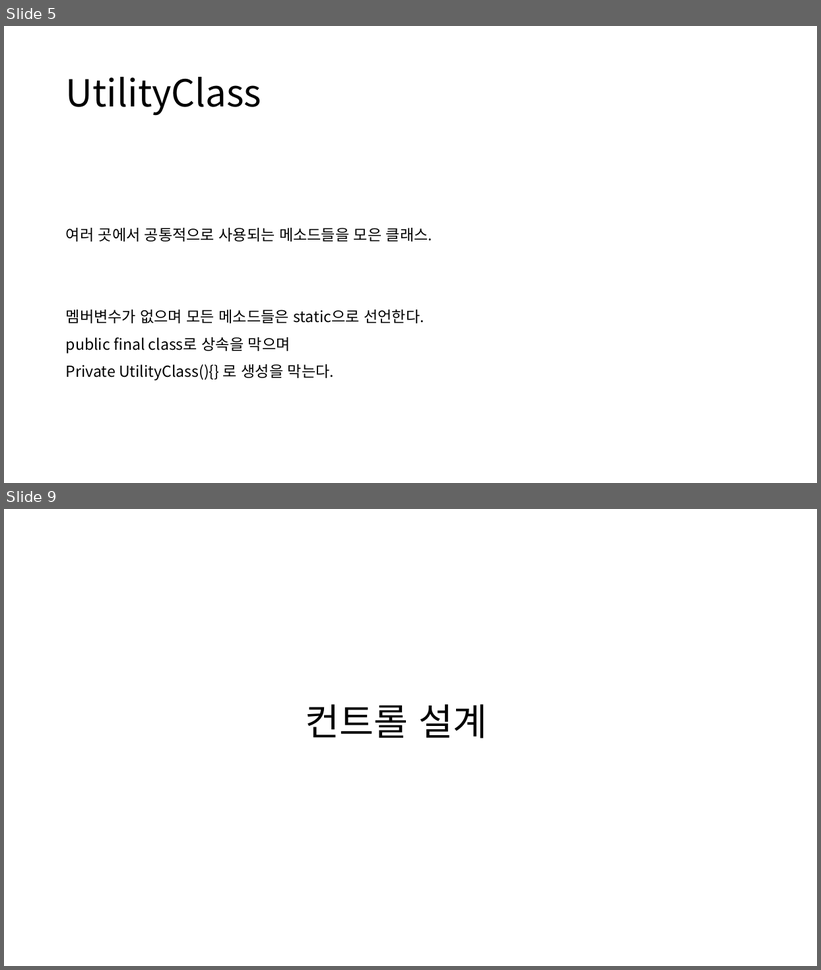
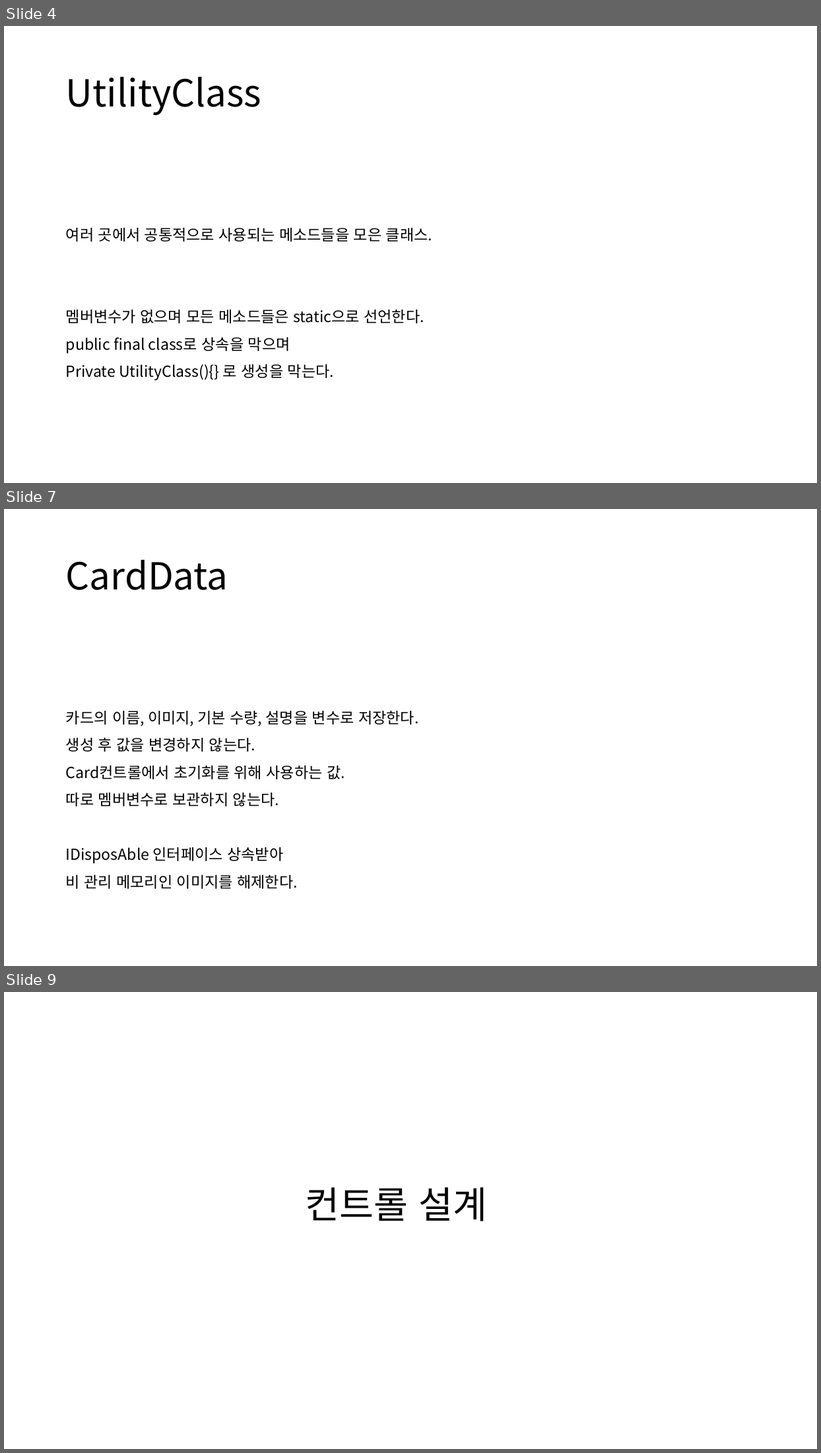
Before and after one commit to poro912/TaroDesktopPrivate, a slide deck: Document/타로 상세 설계서.pptx. Shown one above the other, each under a label of ours: slides 5 and 9 before the commit, slides 4, 7 and 9 after it; the slides between them are not shown. The pictures are 821x970 and 821x1453 pixels, drawn with LibreOffice and Linux fonts; fonts in the diff are those of the drawing. Boxes give left, top, right and bottom in pixels: in the first picture for what was removed or moved away, otherwise in the second. Text is boxed around its words. In the diff, an @@ line names an element or a change of style, - is before the commit and + after.

```diff
--- a/Document/타로 상세 설계서.pptx
+++ b/Document/타로 상세 설계서.pptx
@@ slide 7 added at box(4, 509, 817, 966), background #FFFFFF @@
@@ title added at box(66, 560, 228, 590), 44 pt, text #000000 @@
+CardData
@@ text added at box(66, 711, 418, 889), 18 pt, text #000000 @@
+카드의 이름, 이미지, 기본 수량, 설명을 변수로 저장한다.
+생성 후 값을 변경하지 않는다.
+Card컨트롤에서 초기화를 위해 사용하는 값.
+따로 멤버변수로 보관하지 않는다.
+IDisposAble 인터페이스 상속받아
+비 관리 메모리인 이미지를 해제한다.
@@ what was slide 5 is now slide 4 @@
```
Also in this commit, not shown: 4 slides changed, 3 other slides added, 12 slides removed.
